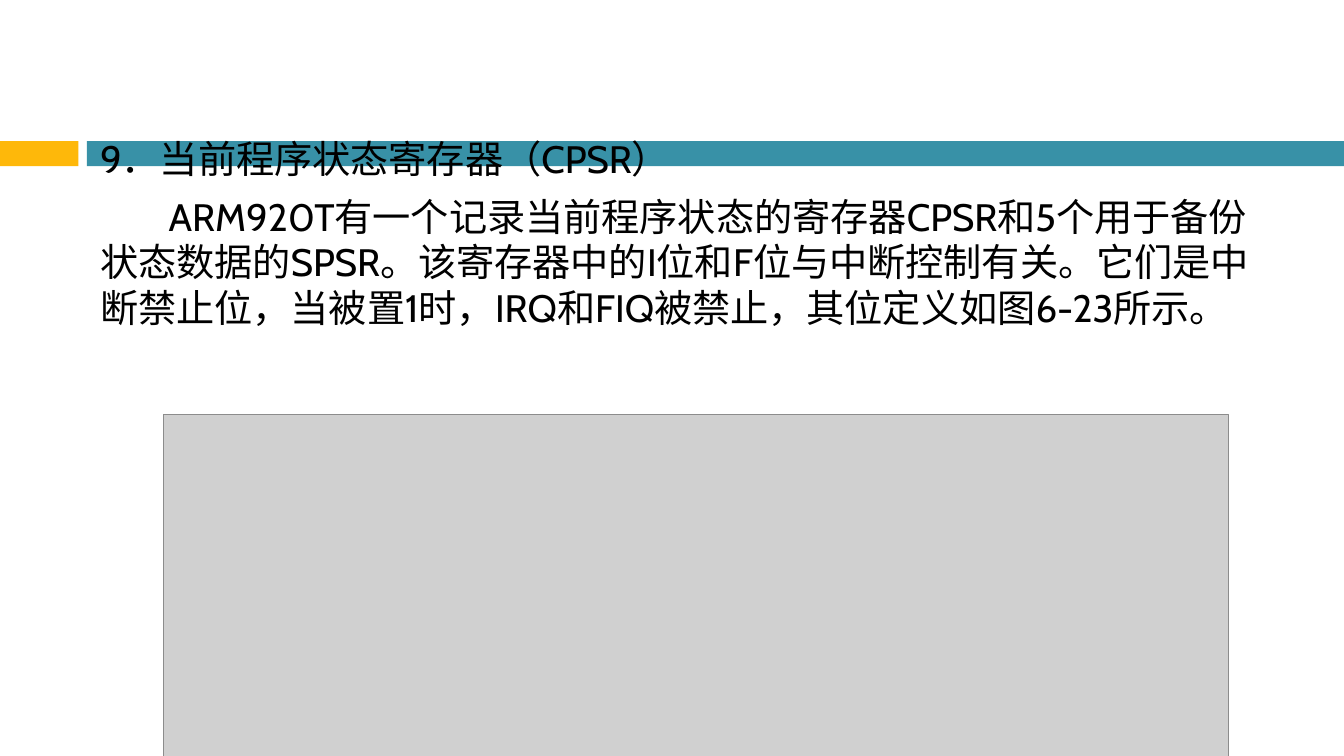
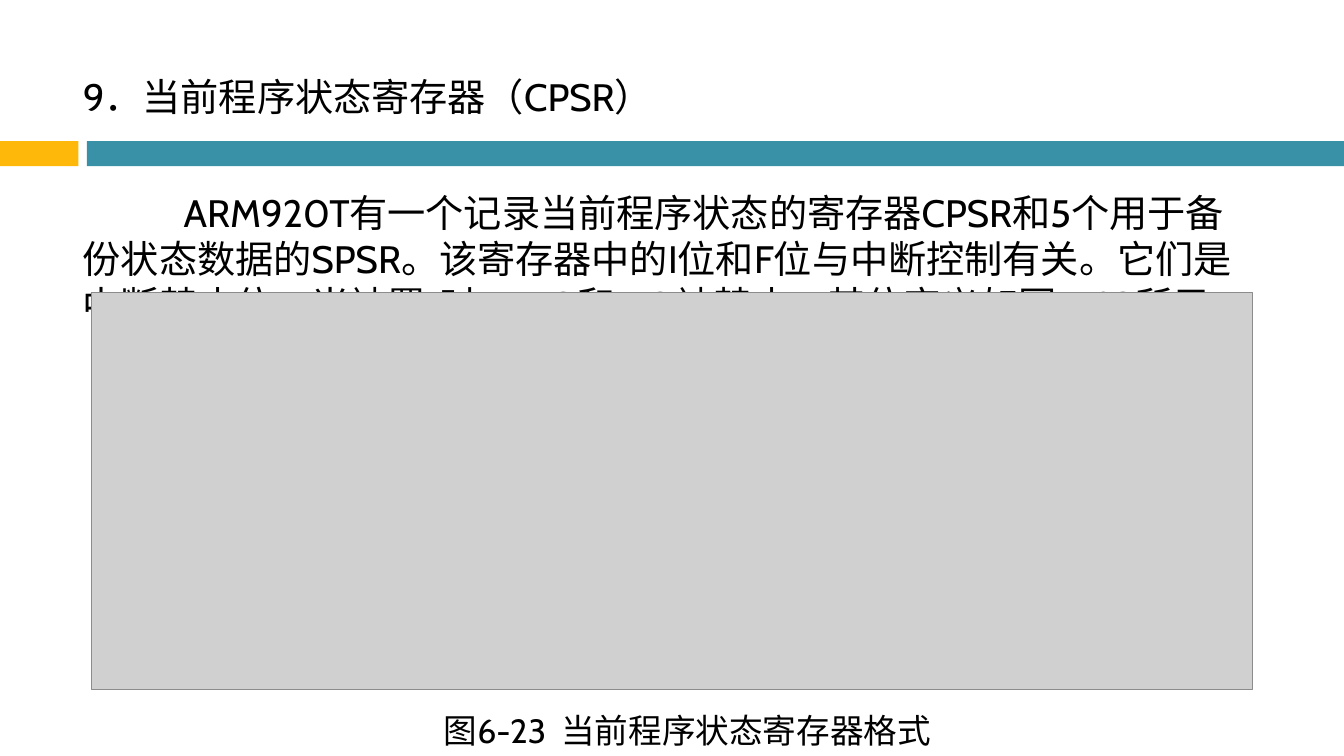
Before and after one commit to Chencao0928/ARM, a slide deck: slide 104 of 第6章 基于S3C2410的硬件结构与接口编程/第6章 基于S3C2410的硬件结构与接口编程.pptx. Drawn at 1344x756 pixels with LibreOffice and Linux fonts; fonts in the diff are those of the drawing; grey boxes stand for pictures; background and template pictures are left out. Boxes give left, top, right and bottom in pixels: in the first picture for what was removed or moved away, otherwise in the second. Text is boxed around its words. In the diff, an @@ line names an element or a change of style, - is before the commit and + after.

```diff
--- a/第6章 基于S3C2410的硬件结构与接口编程/第6章 基于S3C2410的硬件结构与接口编程.pptx
+++ b/第6章 基于S3C2410的硬件结构与接口编程/第6章 基于S3C2410的硬件结构与接口编程.pptx
@@ text "9．当前程序状态寄存器（CPSR）" rewrapped from (100, 140, 1249, 326) to (83, 79, 1249, 329) @@
@@ picture: place and size @@
-picture at (164, 414, 1229, 756)
+picture at (92, 292, 1253, 690)
@@ text added at (444, 714, 931, 746), 24 pt, text #000000 @@
+图6-23 当前程序状态寄存器格式
```
Also in this commit, not shown: 40 other slides changed, 1 slide added, 1 slide removed.
